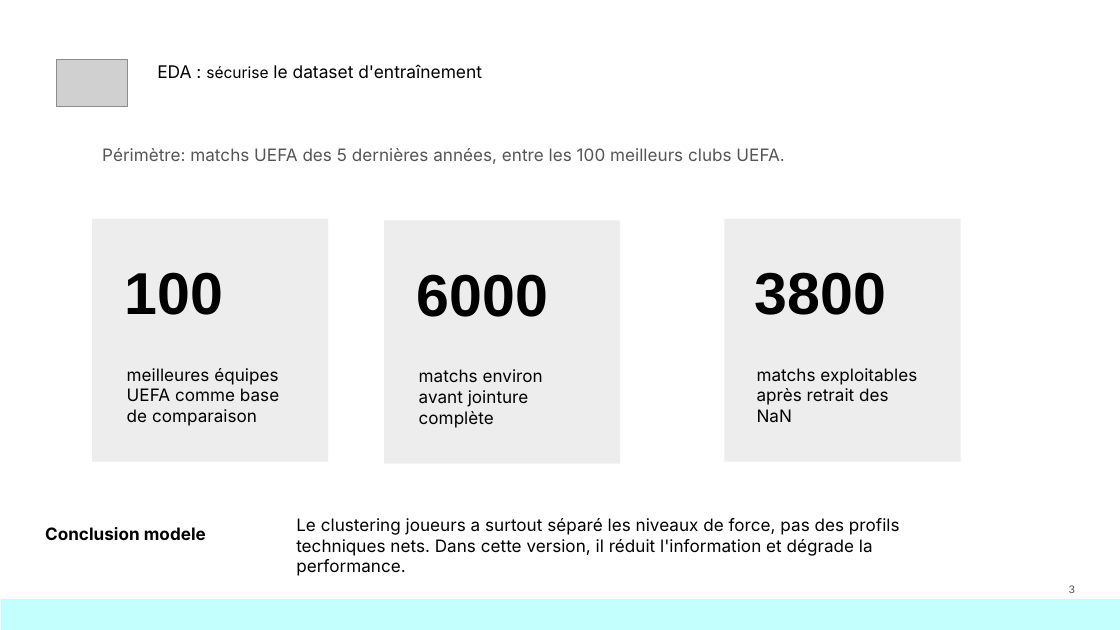
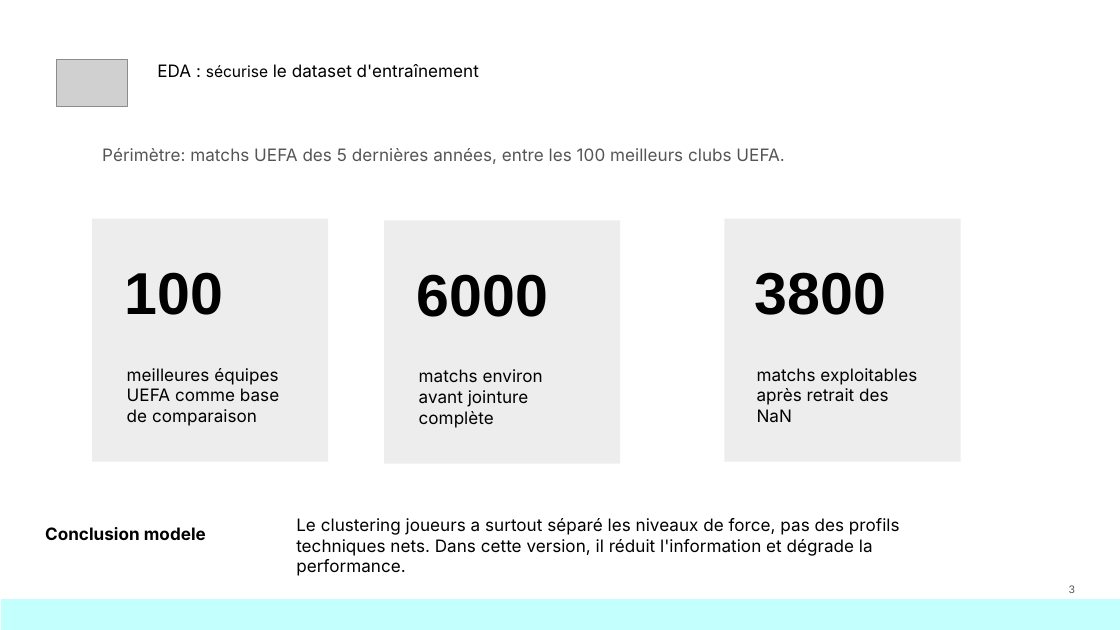
Before and after one commit to kinpintouche-star/football-predictor, a slide deck: slide 8 of docs/FootballPredictorDemoDay20260803.pptx. Drawn at 1120x630 pixels with LibreOffice and Linux fonts; fonts in the diff are those of the drawing; grey boxes stand for pictures; background and template pictures are left out. Boxes give left, top, right and bottom in pixels: in the first picture for what was removed or moved away, otherwise in the second. Text is boxed around its words. In the diff, an @@ line names an element or a change of style, - is before the commit and + after.

```diff
--- a/docs/FootballPredictorDemoDay20260803.pptx
+++ b/docs/FootballPredictorDemoDay20260803.pptx
@@ title "EDA : sécurise le dataset ..." at (157, 64, 479, 78): size 11.2 to 11 pt in "EDA : le dataset d'entraînement" @@
```
Also in this commit, not shown: 10 other slides changed.
